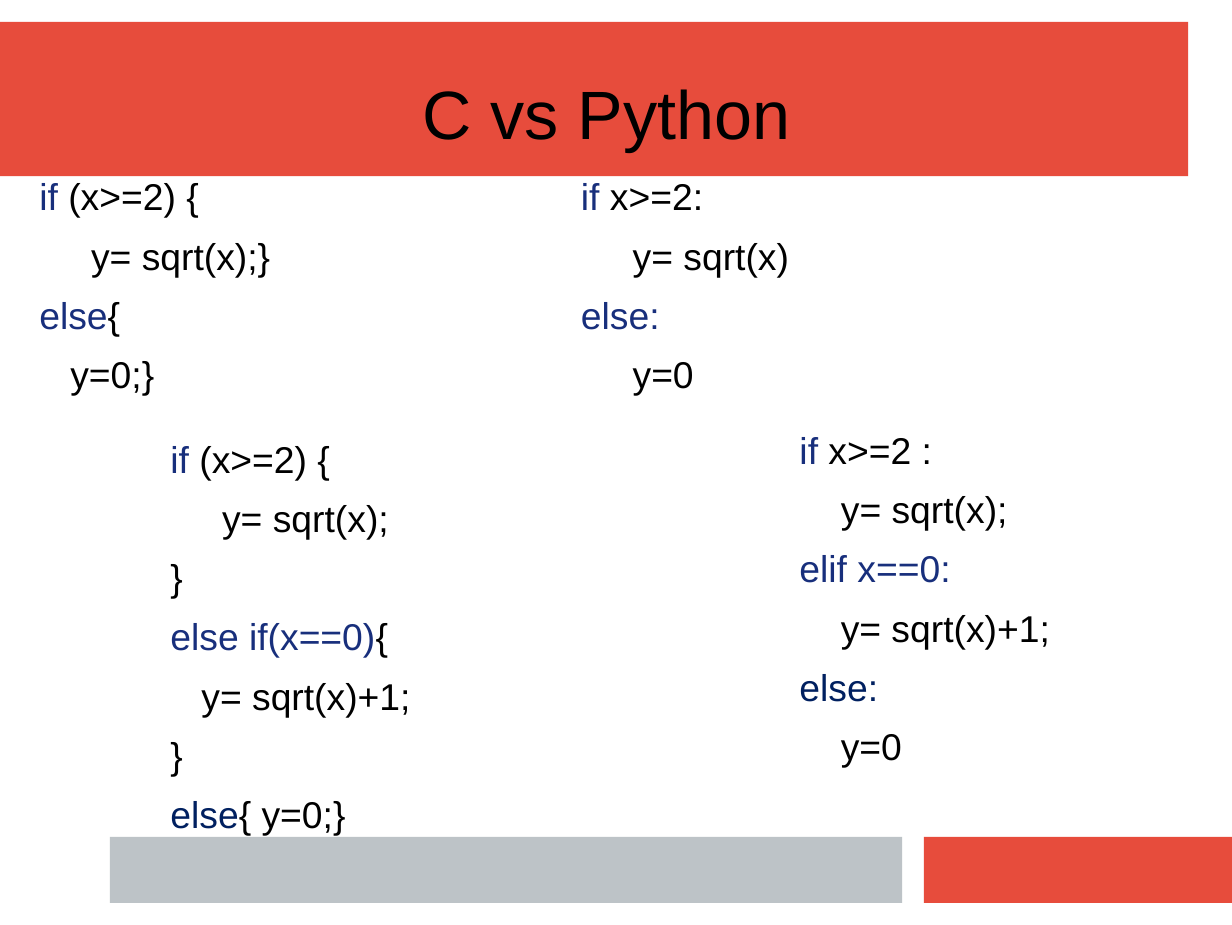
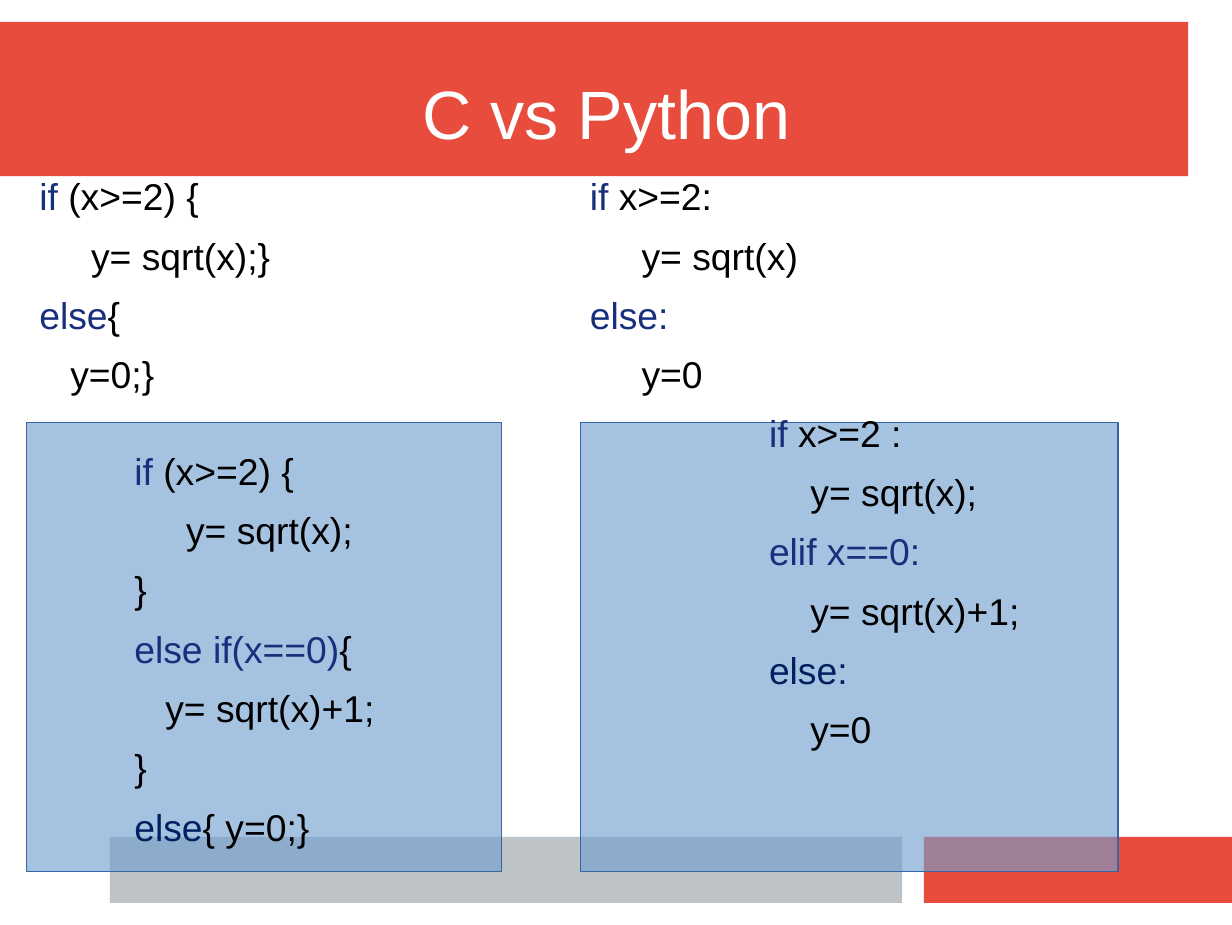
Before and after one commit to mecchmatProjects/CppCourse, a slide deck: slide 28 of Lect02/CppTutorUkr1.ppt (slide 24 before the commit). Drawn at 1232x925 pixels with LibreOffice and Linux fonts; fonts in the diff are those of the drawing. Boxes give left, top, right and bottom in pixels: in the first picture for what was removed or moved away, otherwise in the second. Text is boxed around its words. In the diff, an @@ line names an element or a change of style, - is before the commit and + after.

```diff
--- a/Lect02/CppTutorUkr1.ppt
+++ b/Lect02/CppTutorUkr1.ppt
@@ text "C vs Python" at [422, 89, 791, 151]: text colour #000000 to #FFFFFF @@
@@ text "if x>=2:": place and size @@
-text "if x>=2:" at [581, 183, 789, 396]
+text "if x>=2:" at [590, 183, 798, 396]
@@ text "if x>=2 :": place and size @@
-text "if x>=2 :" at [799, 437, 1049, 768]
+text "if x>=2 :" at [769, 417, 1019, 751]
@@ rectangle added at [27, 423, 502, 872], fill #729FCF at 63% opacity, outline #3465A4 0.74 pt @@
@@ text "if (x>=2) {": place and size @@
-text "if (x>=2) {" at [170, 446, 410, 836]
+text "if (x>=2) {" at [134, 458, 374, 848]
@@ rectangle added at [581, 423, 1118, 872], fill #729FCF at 63% opacity, outline #3465A4 0.74 pt @@
```
Also in this commit, not shown: 17 other slides changed, 4 slides added, 1 slide removed.
